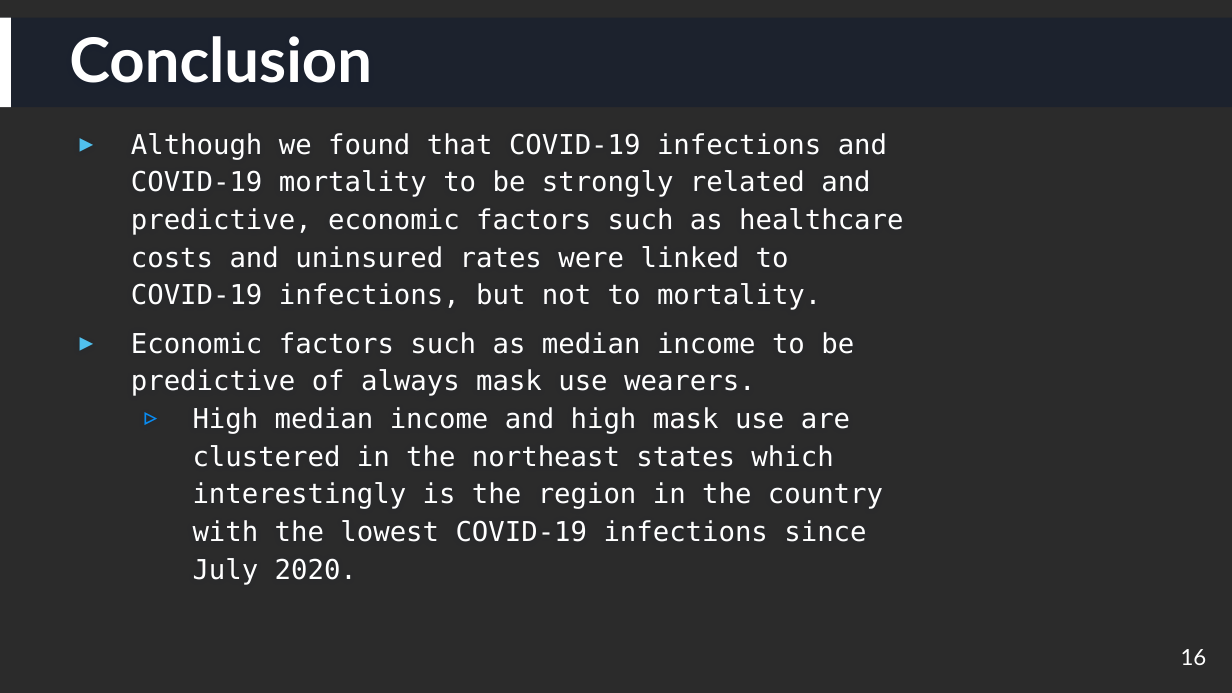
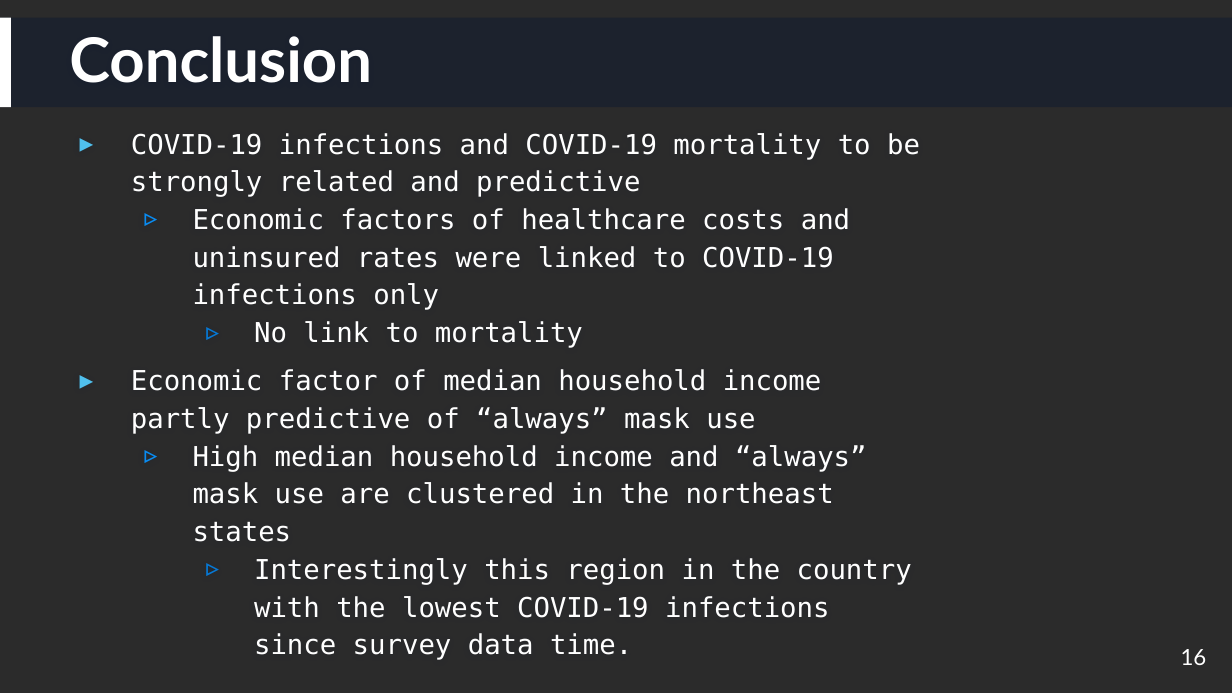
Before and after one commit to havyjavy/Healthcare-and-Covid-19, a slide deck: slide 16 of Behavioral_Economic_Factors_and_COVID-19.pptx. Drawn at 1232x693 pixels with LibreOffice and Linux fonts; fonts in the diff are those of the drawing; background and template pictures are left out; a plain dark background stands for a picture behind light text. Boxes give left, top, right and bottom in pixels: in the first picture for what was removed or moved away, otherwise in the second. Text is boxed around its words. In the diff, an @@ line names an element or a change of style, - is before the commit and + after.

```diff
--- a/Behavioral_Economic_Factors_and_COVID-19.pptx
+++ b/Behavioral_Economic_Factors_and_COVID-19.pptx
@@ text at <box>131,133,920,618</box>: text changed @@
-▸ Although we found that COVID-19 infections and COVID-19 mortality to be strongly related and predictive, economic factors such as healthcare costs and uninsured rates were linked to COVID-19 infections, but not to mortality.
-▸ Economic factors such as median income to be predictive of always mask use wearers.
-  ▹ High median income and high mask use are clustered in the northeast states which interestingly is the region in the country with the lowest COVID-19 infections since July 2020.
+▸ COVID-19 infections and COVID-19 mortality to be strongly related and predictive
+  ▹ Economic factors of healthcare costs and uninsured rates were linked to COVID-19 infections only
+    ▹ No link to mortality
+▸ Economic factor of median household income partly predictive of “always” mask use
+  ▹ High median household income and “always” mask use are clustered in the northeast states
+    ▹ Interestingly this region in the country with the lowest COVID-19 infections since survey data time.
```
Also in this commit, not shown: 2 other slides changed, 2 slides added, 1 other file.
